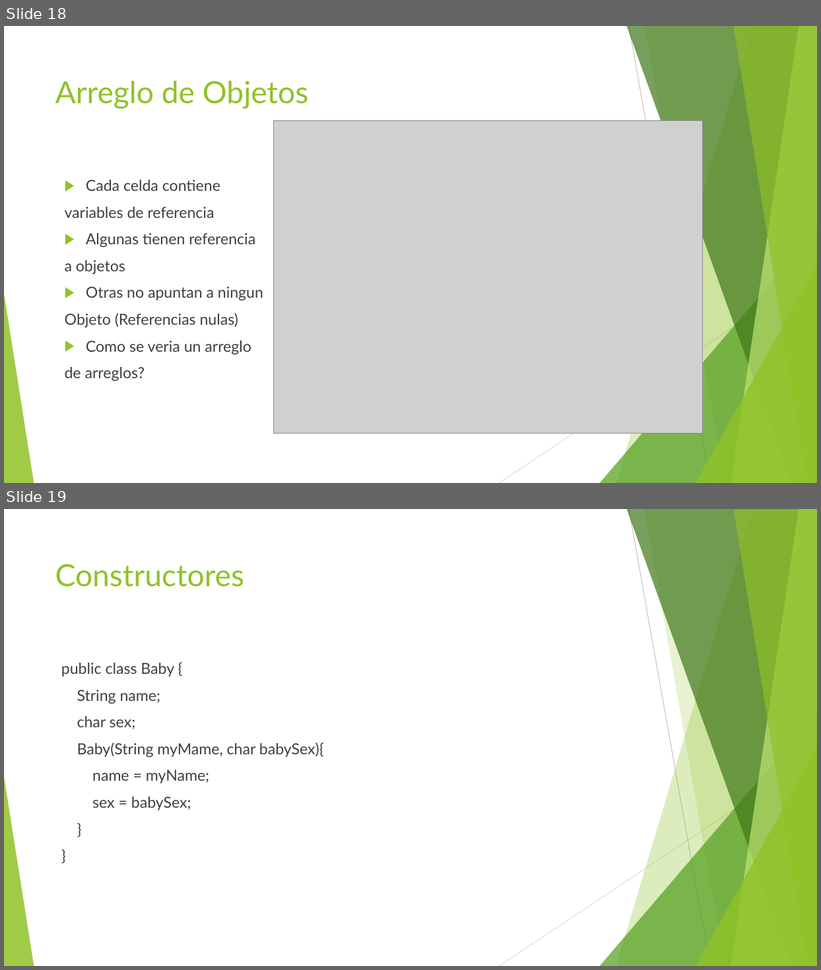
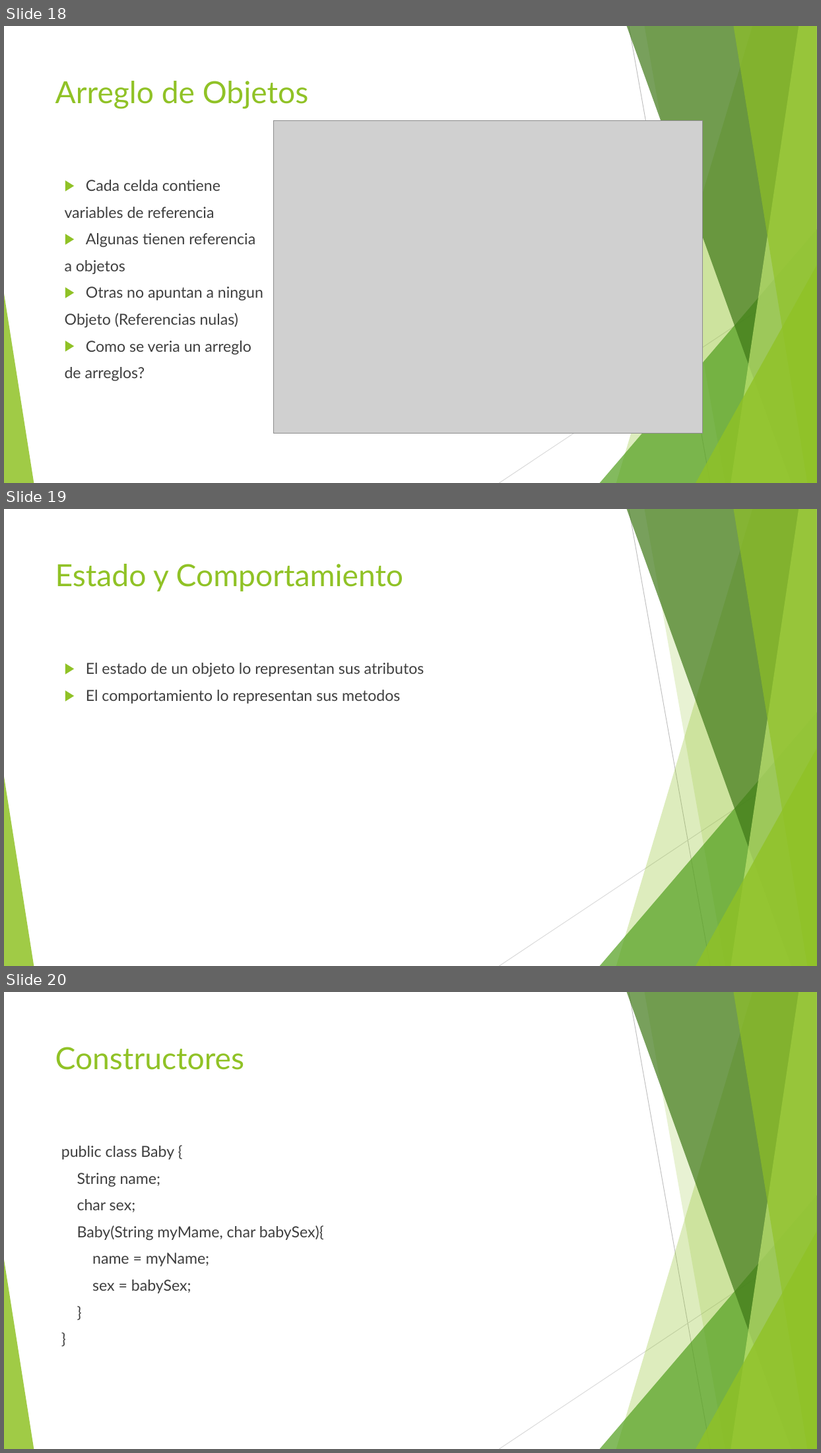
Before and after one commit to jomarnavarro/javaOoBasico, a slide deck: slides/Selenium, Module3.pptx. Shown one above the other, each under a label of ours: slides 18 and 19 before the commit, slides 18, 19 and 20 after it. The pictures are 821x970 and 821x1453 pixels, drawn with LibreOffice and Linux fonts; fonts in the diff are those of the drawing; grey boxes stand for pictures. Boxes give left, top, right and bottom in pixels: in the first picture for what was removed or moved away, otherwise in the second. Text is boxed around its words. In the diff, an @@ line names an element or a change of style, - is before the commit and + after.

```diff
--- a/slides/Selenium, Module3.pptx
+++ b/slides/Selenium, Module3.pptx
@@ slide 19 added at (4,509,817,966), background #FFFFFF; not listed: 10 template elements that a slide beside it also shows @@
@@ title added at (55,564,403,591), 36 pt, text #90C226 @@
+Estado y Comportamiento
@@ text added at (86,663,424,704), 18 pt, text #3F3F3F @@
+▶ El estado de un objeto lo representan sus atributos
+▶ El comportamiento lo representan sus metodos
@@ what was slide 19 is now slide 20 @@
```
Also in this commit, not shown: 14 other files.
